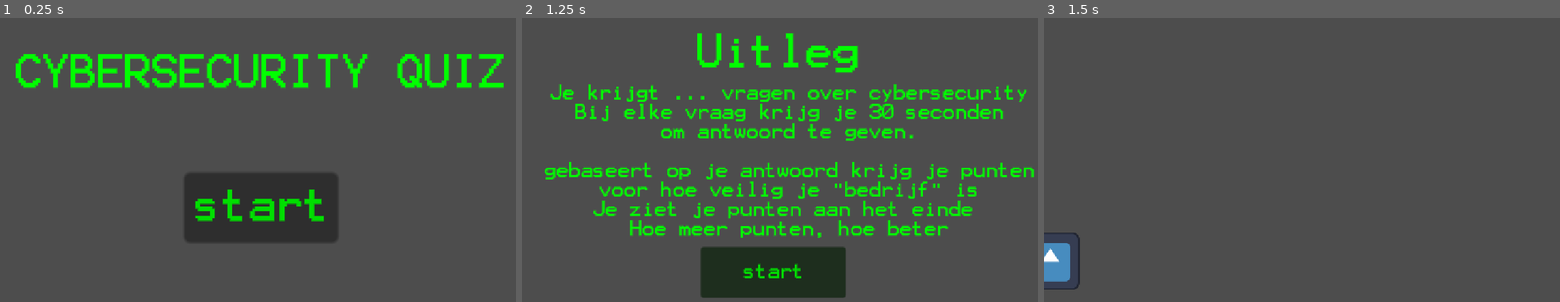
Above: before the commit, frames 1-3 (left to right).
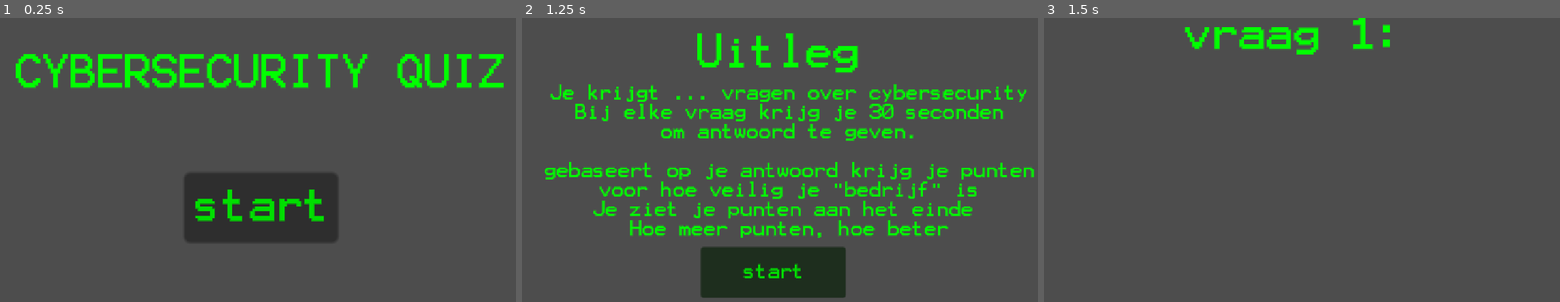
Above: after the commit, the same moments.

Repository: shinyrezz/pws-quiz
Game: Godot game, scene res://node_2d.tscn
The game is run twice, just before and just after one commit, with the same random seed, the same clock (stepped at 60 frames per second) and the same inputs. The engine's default icon, where the game draws it, is replaced by a stand-in: a white triangle on a blue panel in a dark square.
Inputs:
- Up to frame 1 (0.25 s): no input
- Up to frame 2 (1.25 s): click "start" at 0.5 s
- Up to frame 3 (1.5 s): click "start" at 1.25 s

Frames 1-2 are identical in both runs. In frame 3, 2.4% of the frame differs, in the area x 0-68%, y 0-96%.

Commit message:
.

Diff:
--- a/Tutorial.tscn
+++ b/Tutorial.tscn
@@ -1,8 +1,8 @@
 [gd_scene format=3 uid="uid://csyf04nl7vkhx"]
 
-[ext_resource type="Script" uid="uid://dbrdhprv0ohlt" path="res://tutorial.gd" id="1_fr6qw"]
+[ext_resource type="Script" uid="uid://dbrdhprv0ohlt" path="res://code/tutorial.gd" id="1_fr6qw"]
 [ext_resource type="FontFile" uid="uid://c7ewsn767rk6" path="res://terminal 16 unicode.ttf" id="2_oiqhk"]
-[ext_resource type="Script" uid="uid://dtdm0scckef3i" path="res://button2.gd" id="3_p3v23"]
+[ext_resource type="Script" uid="uid://dtdm0scckef3i" path="res://code/button2.gd" id="3_p3v23"]
 
 [node name="Node2D" type="Node2D" unique_id=887558977]
 scale = Vector2(5, 5)
--- a/node_2d.tscn
+++ b/node_2d.tscn
@@ -1,7 +1,7 @@
 [gd_scene format=3 uid="uid://cvwiutl7uu3i4"]
 
-[ext_resource type="Script" uid="uid://cp0ubdxpv238u" path="res://unload.gd" id="1_epypp"]
-[ext_resource type="Script" uid="uid://b8rcudgv505k3" path="res://button.gd" id="2_0e48y"]
+[ext_resource type="Script" uid="uid://cp0ubdxpv238u" path="res://code/unload.gd" id="1_epypp"]
+[ext_resource type="Script" uid="uid://b8rcudgv505k3" path="res://code/button.gd" id="2_0e48y"]
 [ext_resource type="FontFile" uid="uid://c7ewsn767rk6" path="res://terminal 16 unicode.ttf" id="3_epypp"]
 
 [node name="Node2D" type="Node2D" unique_id=466613231]
--- a/questions.tscn
+++ b/questions.tscn
@@ -1,16 +1,17 @@
 [gd_scene format=3 uid="uid://c5fy5n0nsp3hw"]
 
-[ext_resource type="Texture2D" uid="uid://def6rqv0dnahj" path="res://icon.svg" id="1_uqn54"]
-
-[sub_resource type="WorldBoundaryShape2D" id="WorldBoundaryShape2D_gy4da"]
+[ext_resource type="FontFile" uid="uid://c7ewsn767rk6" path="res://terminal 16 unicode.ttf" id="1_uqn54"]
 
 [node name="Node2D" type="Node2D" unique_id=644014853]
 
-[node name="Area2D" type="Area2D" parent="." unique_id=1882952489]
-position = Vector2(14, 535)
+[node name="Node2D" type="Node2D" parent="." unique_id=1765130006]
+scale = Vector2(5, 5)
 
-[node name="CollisionShape2D" type="CollisionShape2D" parent="Area2D" unique_id=922511897]
-shape = SubResource("WorldBoundaryShape2D_gy4da")
-
-[node name="Sprite2D" type="Sprite2D" parent="Area2D" unique_id=1559791142]
-texture = ExtResource("1_uqn54")
+[node name="Label" type="Label" parent="Node2D" unique_id=1671351138]
+modulate = Color(0, 1, 0, 1)
+offset_right = 230.4
+offset_bottom = 21.999998
+theme_override_fonts/font = ExtResource("1_uqn54")
+text = "vraag 1: "
+horizontal_alignment = 1
+max_lines_visible = 999
Renamed: button.gd -> code/button.gd
Renamed: button.gd.uid -> code/button.gd.uid
Renamed: button2.gd -> code/button2.gd
Renamed: button2.gd.uid -> code/button2.gd.uid
Renamed: camera_2d.gd -> code/camera_2d.gd
Renamed: camera_2d.gd.uid -> code/camera_2d.gd.uid
Renamed: global.gd -> code/global.gd
Renamed: global.gd.uid -> code/global.gd.uid
Renamed: sprite_2d.gd -> code/sprite_2d.gd
Renamed: sprite_2d.gd.uid -> code/sprite_2d.gd.uid
Renamed: tutorial.gd -> code/tutorial.gd
Renamed: tutorial.gd.uid -> code/tutorial.gd.uid
(and 2 more such lines)
